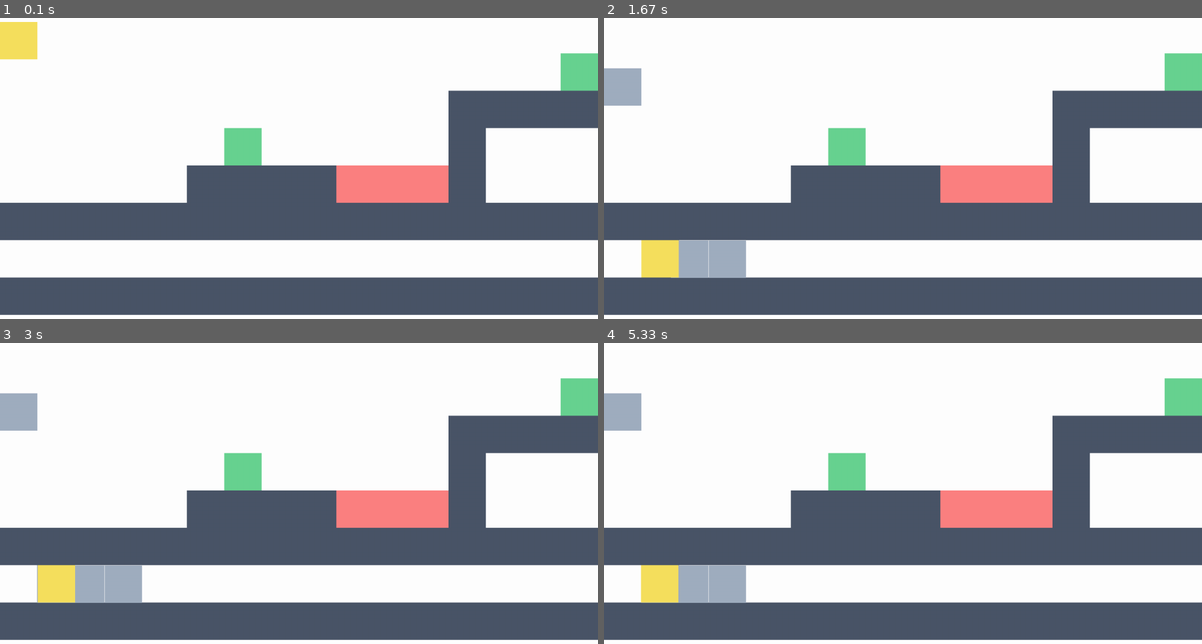
Above: before the commit, frames 1-4 (two rows, left to right).
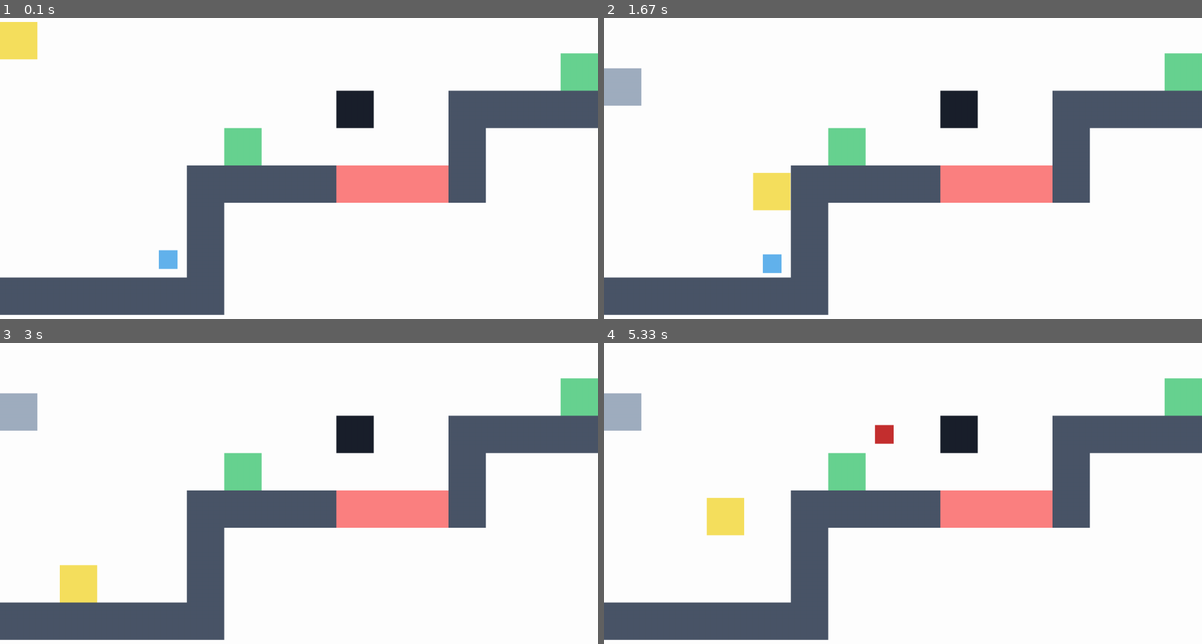
Above: after the commit, the same moments.

Repository: coinmoles/pygame-jam
Game: pygame game, started from main.py
Same seed, same stepped clock (60 frames per second), same inputs: the game is played once before the commit and once after it.
Inputs:
- Up to frame 1 (0.1 s): no input
- Up to frame 2 (1.67 s): tap Q at 0.33 s; hold Right 0.67-1.13 s; hold Right 1.17-1.63 s; tap Space at 1.23, 1.53 s
- Up to frame 3 (3 s): hold Left 1.67-2.2 s; tap Space at 1.73, 2.03, 2.3, 2.6, 2.73 s; hold Left 2.23-2.63 s; hold Right from 2.67 s (still down)
- Up to frame 4 (5.33 s): tap Space at 3.03, 3.4, 3.7, 3.9, 4.2, 4.4, 4.7, 4.9, 5.2 s; release Right at 3.3 s; hold Left 3.33-3.8 s; hold Right 3.83-4.3 s; hold Right 4.33-4.8 s; hold Left from 4.83 s (still down)

The runs differ from the first frame. In frame 1, 21% of the frame differs, in the area x 0-100%, y 24-99%; in frame 2, 24%; in frame 3, 23%; in frame 4, 24%.

Commit message:
Finished Fireball & Cannon

Diff:
--- a/Entity/Cannon.py
+++ b/Entity/Cannon.py
@@ -1,14 +1,14 @@
 import pygame as pg
 from Entity.Platform import Platform
-from Entity.KillPlatform import KillPlatform
+from Entity.Fireball import Fireball
 from pygame.math import Vector2
-from constants import COLORS, SPAWN
+from constants import COLORS, SPAWN, UNITSIZE
 
 
 class Cannon(Platform):
     def __init__(self, size: Vector2, pos: Vector2):
         super().__init__(size, pos)
-        self.set_color(COLORS["gray"]["600"])
+        self.set_color(COLORS["gray"]["800"])
 
         self.collide_check = True
         self.passable = False
@@ -16,7 +16,9 @@
 
     def update_active(self):
         self.timer += 1
-        if self.timer >= 500:
-            self.despawn()
-            pg.event.post(pg.event.Event(SPAWN, entity=KillPlatform((10, 10), (40, 40))))
+        if self.timer >= 300:
+            pg.event.post(pg.event.Event(
+                SPAWN, entity=Fireball(Vector2(UNITSIZE / 2, UNITSIZE / 2),
+                self.pos - Vector2(self.rect.width * 3 / 4, self.rect.height * 1 / 4),  Vector2(-5, 0))
+            ))
             self.timer = 0
--- /dev/null
+++ b/Entity/Fireball.py
@@ -0,0 +1,15 @@
+from Entity.Entity import Entity
+from Entity.KillPlatform import KillPlatform
+from constants import COLORS
+from pygame.math import Vector2
+
+
+class Fireball(KillPlatform):
+    def __init__(self, size: Vector2, pos: Vector2, vel: Vector2):
+        super().__init__(size,  pos)
+        self.set_color(COLORS["red"]["600"])
+        self.vel = vel
+
+    def collide_player(self, player, side):
+        super().collide_player(player, side)
+        self.despawn()
--- a/Scene/GameScene.py
+++ b/Scene/GameScene.py
@@ -91,11 +91,8 @@
                 self.player.set_x(max_right + 2)
                 self.player.vel.x = 0
             if max_bottom is not None:
-                self.player.set_y(max_bottom + self.player.rect.height + 1)
+                self.player.set_y(max_bottom + self.player.rect.height)
                 self.player.vel.y = 0
-
-            if pg.sprite.spritecollide(self.player, self.collidables, False):
-                self.player.despawn()
 
             for (platform, side) in zip(hits, sides):
                 platform.collide_player(self.player, side)
--- a/Stages/parser.py
+++ b/Stages/parser.py
@@ -5,6 +5,7 @@
 from Entity.CheckPoint import CheckPoint
 from Entity.KillPlatform import KillPlatform
 from Item.JumpItem import JumpItem
+from Entity.Cannon import Cannon
 from constants import COLORS, UNITSIZE
 from Entity.Platform import Platform
 
@@ -13,7 +14,8 @@
     "KillPlatform": "k",
     "CheckPoint": "c",
     "JumpItem": "j",
-    "SpawnPoint": "s"
+    "SpawnPoint": "s",
+    "Cannon": "g"
 }
 
 
@@ -48,6 +50,9 @@
             if m[i][j] == TOKENS["JumpItem"]:
                 entities.add(JumpItem(size / 2, position - Vector2(-size.x, size.y) / 4))
 
+            if m[i][j] == TOKENS["Cannon"]:
+                entities.add(Cannon(size, position))
+
             if m[i][j] == TOKENS["SpawnPoint"]:
                 player_spawn = position
 
--- a/Stages/stage1.py
+++ b/Stages/stage1.py
@@ -24,11 +24,11 @@
 stage2 = parse_stage("""
 ................................
 ...............c................
-............ppppppp.............
+.........g..ppppppp.............
 ......c.....p.....p.......pppppp
 .....ppppkkkp.....p.......p.....
-pppppppppppppppppppppppppppppppp
-.s..............................
-pppppppppppppppppppppppppppppppp
+.....p............p.......k.....
+.s..jp............p.......k.....
+pppppp............pkkkkkkkk.....
 ................................
 """)
